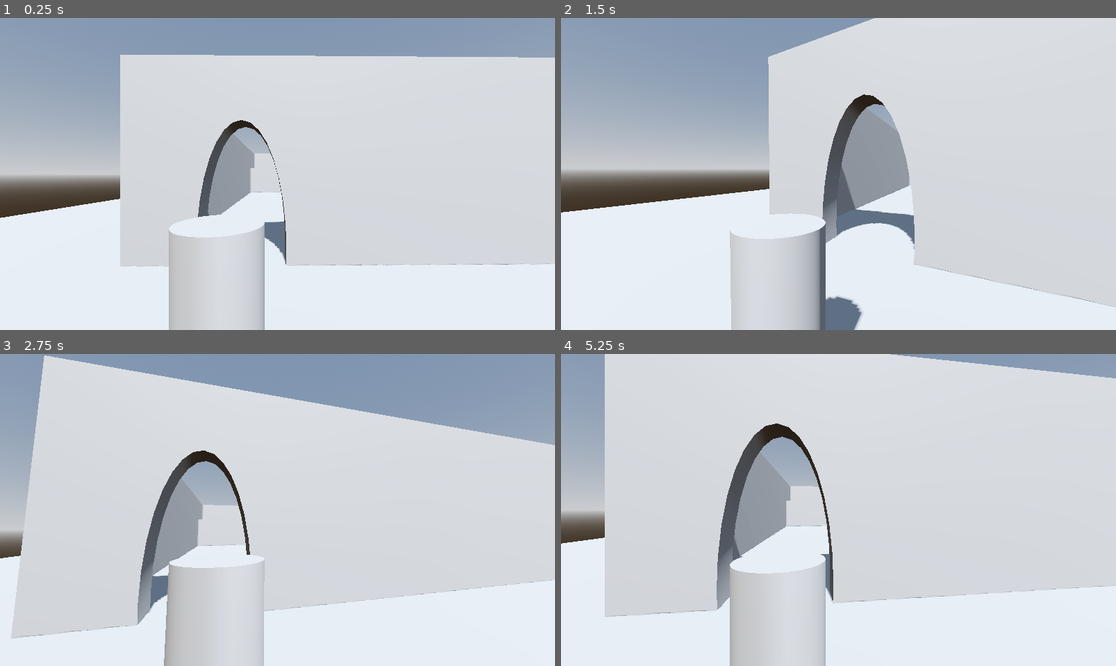
Above: before the commit, frames 1-4 (two rows, left to right).
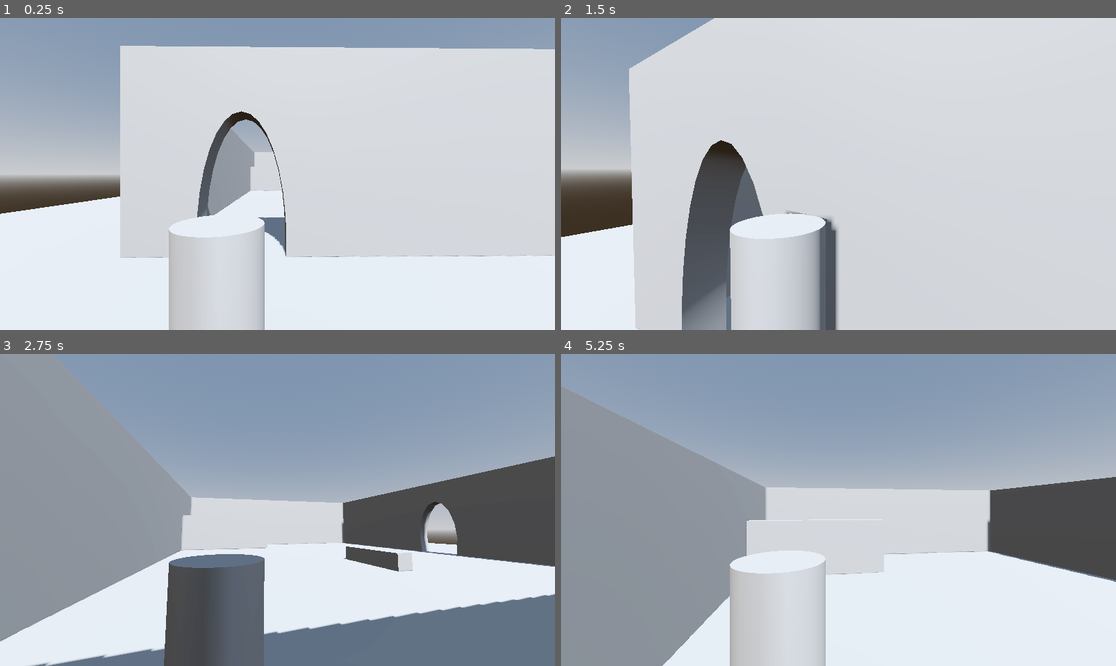
Above: after the commit, the same moments.

Repository: sporta3/Escape-the-mall
Game: Godot game, scene res://Scenes/Testworld.tscn
Two runs of this game, one before a commit and one after it. Both use one fixed random seed, a clock stepped at 60 frames per second and the inputs below.
Inputs (mouse positions are in pixels of both pictures, inside the frame that each line leads up to):
- Up to frame 1 (0.25 s): no input
- Up to frame 2 (1.5 s): tap Enter (ui_accept) at 0.5, 0.77 s; move the mouse to (866, 174) at 0.52 s; hold Up (MoveForward) from 0.53 s (still down); move the mouse to (810, 174) at 1.27 s
- Up to frame 3 (2.75 s): keep holding Up (MoveForward); tap Enter (ui_accept) at 1.52 s; move the mouse to (288, 503) at 2.02 s
- Up to frame 4 (5.25 s): keep holding Up (MoveForward); move the mouse to (832, 516) at 2.77 s; tap Enter (ui_accept) at 3.02, 3.77, 4.52 s; move the mouse to (877, 513) at 3.52 s; move the mouse to (794, 506) at 4.27 s; move the mouse to (844, 510) at 5.02 s

The runs differ from the first frame. In frame 1, 4.9% of the frame differs, in the area x 0-100%, y 8-80%; in frame 2, 38%; in frame 3, 73%, in the area x 0-100%, y 0-100%; in frame 4, 68%.

Commit message:
Code reworked

Diff:
--- a/escape-the-mall/Scripts/test_player.gd
+++ b/escape-the-mall/Scripts/test_player.gd
@@ -1,18 +1,12 @@
 extends CharacterBody3D
+
 @onready var camera_mount: Node3D = $cameraMount
 
+const SPEED = 5.0
+const JUMP_VELOCITY = 6.5
 
-const SPEED = 5.0
-const JUMP_VELOCITY = 4.5
-
-#sensetivity aanpassen
 var sensHorizontal = 0.5
 var sensVertical = 0.5
-
-func _physics_process(delta: float) -> void:
-	# Add the gravity.
-	if not is_on_floor():
-		velocity += get_gravity() * delta
 
 func _ready():
 	Input.mouse_mode = Input.MOUSE_MODE_CAPTURED
@@ -21,14 +15,31 @@
 	if event is InputEventMouseMotion:
 		rotate_y(deg_to_rad(-event.relative.x * sensHorizontal))
 		camera_mount.rotate_x(deg_to_rad(-event.relative.y * sensVertical))
-	# Handle jump.
+		camera_mount.rotation.x = clamp(
+			camera_mount.rotation.x,
+			deg_to_rad(-89),
+			deg_to_rad(89)
+		)
+
+func _physics_process(delta):
+	# Gravity
+	if not is_on_floor():
+		velocity += get_gravity() * delta
+
+	# Jump
 	if Input.is_action_just_pressed("ui_accept") and is_on_floor():
 		velocity.y = JUMP_VELOCITY
 
-	# Get the input direction and handle the movement/deceleration.
-	# As good practice, you should replace UI actions with custom gameplay actions.
-	var input_dir := Input.get_vector("MoveLeft", "MoveRight", "MoveForward", "MoveBackwards")
-	var direction := (transform.basis * Vector3(input_dir.x, 0, input_dir.y)).normalized()
+	# Movement
+	var input_dir = Input.get_vector(
+		"MoveLeft",
+		"MoveRight",
+		"MoveForward",
+		"MoveBackwards"
+	)
+
+	var direction = (transform.basis * Vector3(input_dir.x, 0, input_dir.y)).normalized()
+
 	if direction:
 		velocity.x = direction.x * SPEED
 		velocity.z = direction.z * SPEED
